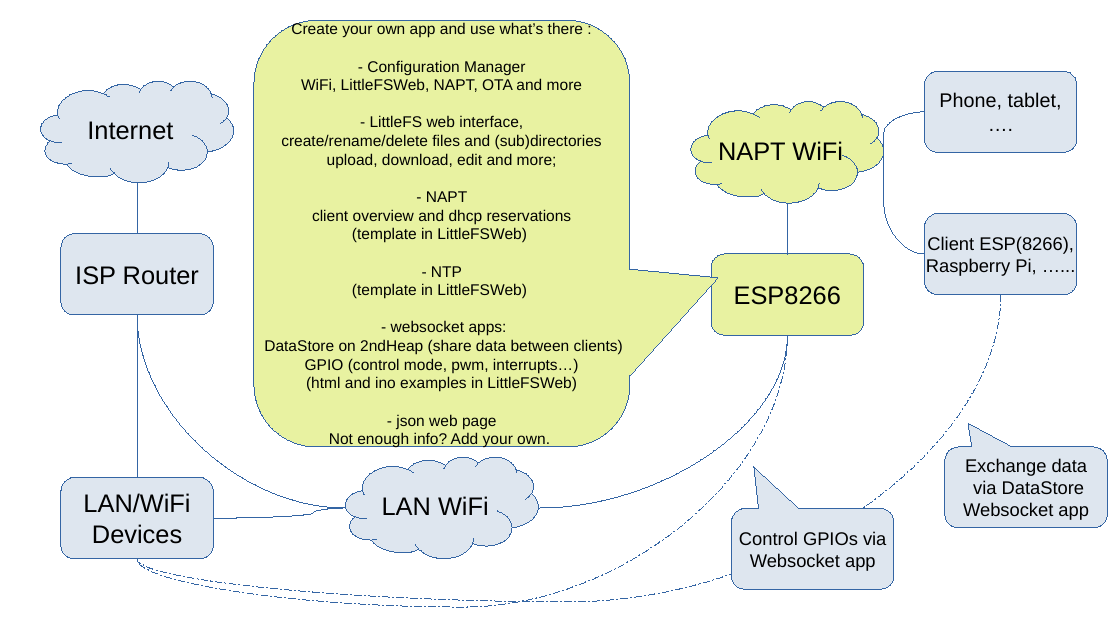
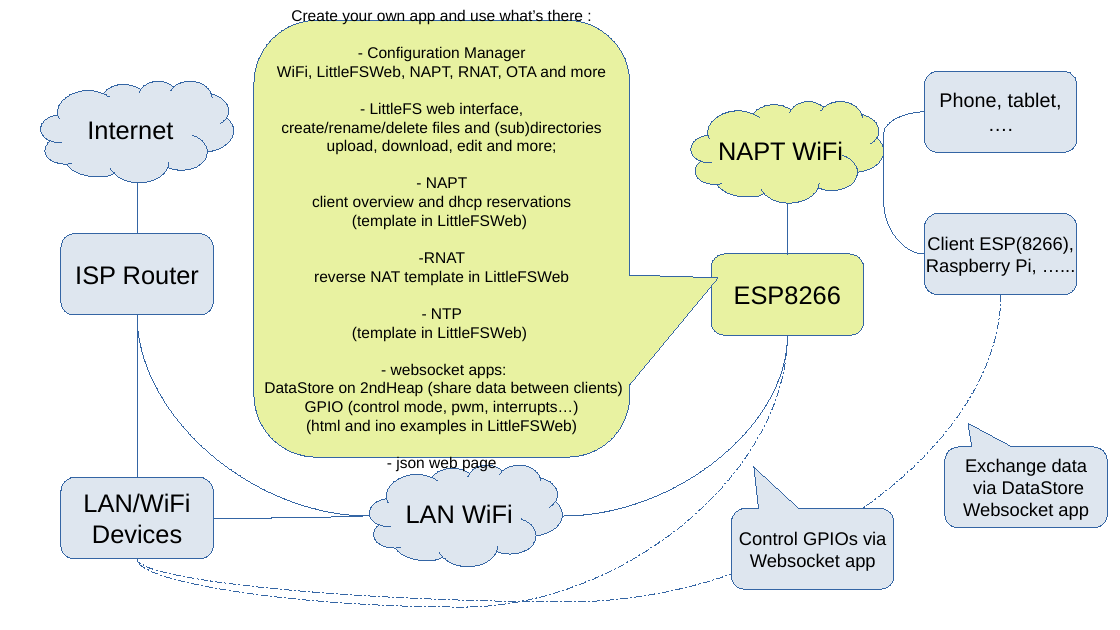
Before and after one commit to JackV2020/ESP8266-Server, a slide deck: slide 1 of images/Untitled 1.odp. Drawn at 1120x630 pixels with LibreOffice and Linux fonts; fonts in the diff are those of the drawing. Boxes give left, top, right and bottom in pixels: in the first picture for what was removed or moved away, otherwise in the second. Text is boxed around its words. In the diff, an @@ line names an element or a change of style, - is before the commit and + after.

```diff
--- a/images/Untitled 1.odp
+++ b/images/Untitled 1.odp
@@ rounded speech box "Create your own app and ...": place and size @@
-rounded speech box "Create your own app and ..." at (254,20,630,447)
+rounded speech box "Create your own app and ..." at (254,20,630,457)
@@ rounded speech box "Create your own app and ..." at (254,20,630,457): proportions changed @@
@@ text in rounded speech box at (277,65,606,79): text changed @@
-WiFi, LittleFSWeb, NAPT, OTA and more
+WiFi, LittleFSWeb, NAPT, RNAT, OTA and more
@@ text in rounded speech box at (314,252,569,285): paragraphs added @@
+-RNAT
+reverse NAT template in LittleFSWeb
@@ curved line moved from (346, 508) - (137, 315) to (370, 516) - (137, 315) @@
@@ curved line moved from (788, 335) - (539, 508) to (788, 335) - (563, 516) @@
@@ text in rounded speech box at (329,432,550,448): paragraph removed @@
-Not enough info? Add your own.
@@ freeform shape "LAN WiFi": place and size @@
-freeform shape "LAN WiFi" at (346,457,539,559)
+freeform shape "LAN WiFi" at (370,465,563,567)
@@ curved line moved from (346, 508) - (213, 518) to (370, 516) - (213, 518) @@
```
Also in this commit, not shown: 23 other files.
